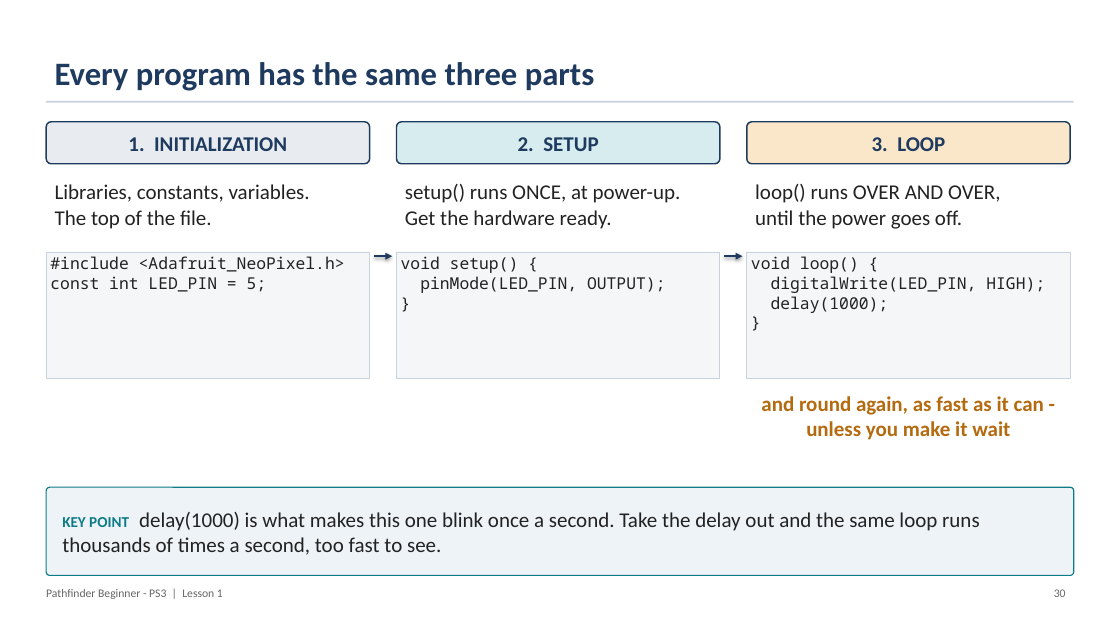
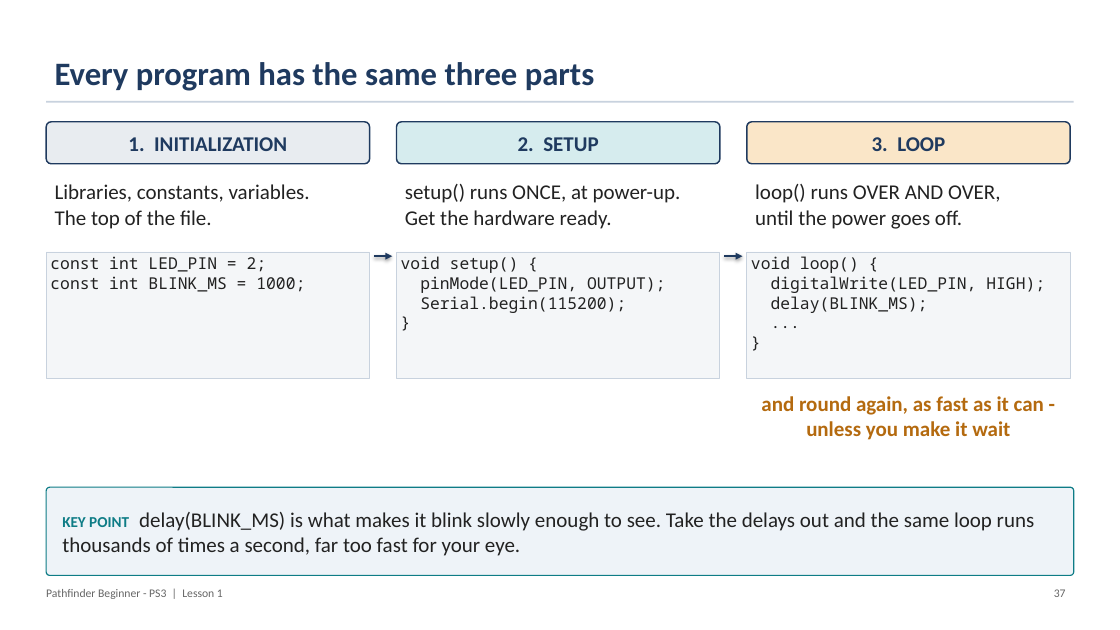
Before and after one commit to PorpoiseRobotics/porpoise-robotics, a slide deck: slide 37 of ground-vehicle/docs/courses/beginner-ps3/l1_introduction.pptx (slide 30 before the commit). Drawn at 1120x630 pixels with LibreOffice and Linux fonts; fonts in the diff are those of the drawing. Boxes give left, top, right and bottom in pixels: in the first picture for what was removed or moved away, otherwise in the second. Text is boxed around its words. In the diff, an @@ line names an element or a change of style, - is before the commit and + after.

```diff
--- a/ground-vehicle/docs/courses/beginner-ps3/l1_introduction.pptx
+++ b/ground-vehicle/docs/courses/beginner-ps3/l1_introduction.pptx
@@ text in rectangle at box(50, 256, 305, 292): text changed @@
-#include <Adafruit_NeoPixel.h>
-const int LED_PIN = 5;
+const int LED_PIN = 2;
+const int BLINK_MS = 1000;
@@ text in rectangle at box(420, 296, 626, 313): paragraph added @@
+Serial.begin(115200);
@@ text in rectangle at box(771, 296, 928, 313): text changed @@
-delay(1000);
+delay(BLINK_MS);
+...
@@ text in rounded rectangle at box(62, 512, 1035, 556): text changed @@
-KEY POINT delay(1000) is what makes this one blink once a second. Take the delay out and the same loop runs thousands of times a second, too fast to see.
+KEY POINT delay(BLINK_MS) is what makes it blink slowly enough to see. Take the delays out and the same loop runs thousands of times a second, far too fast for your eye.
@@ text at box(1054, 589, 1066, 597): text changed @@
-30
+37
```
Also in this commit, not shown: 36 other slides changed, 1 slide added, 13 other files.
